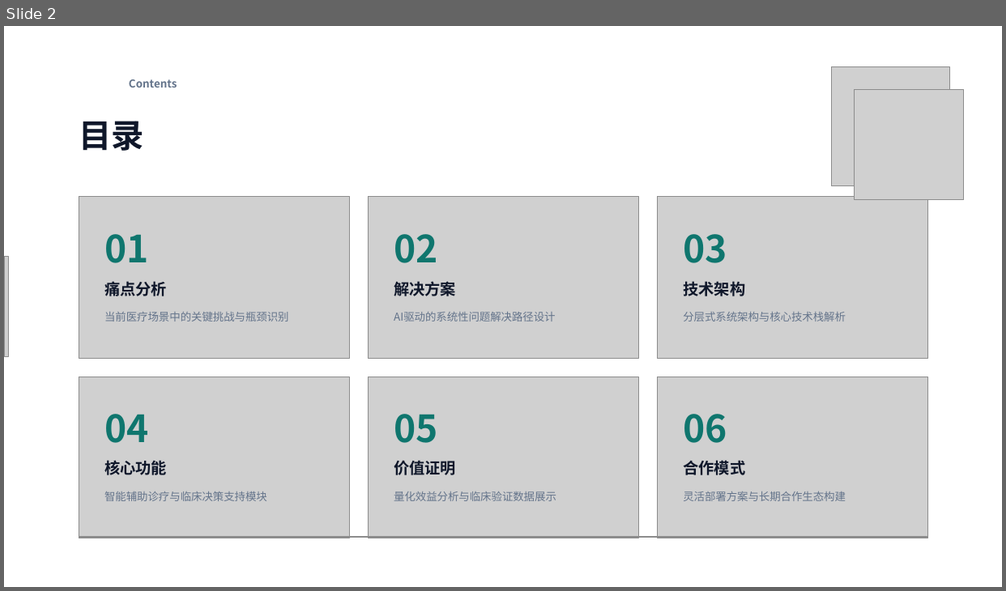
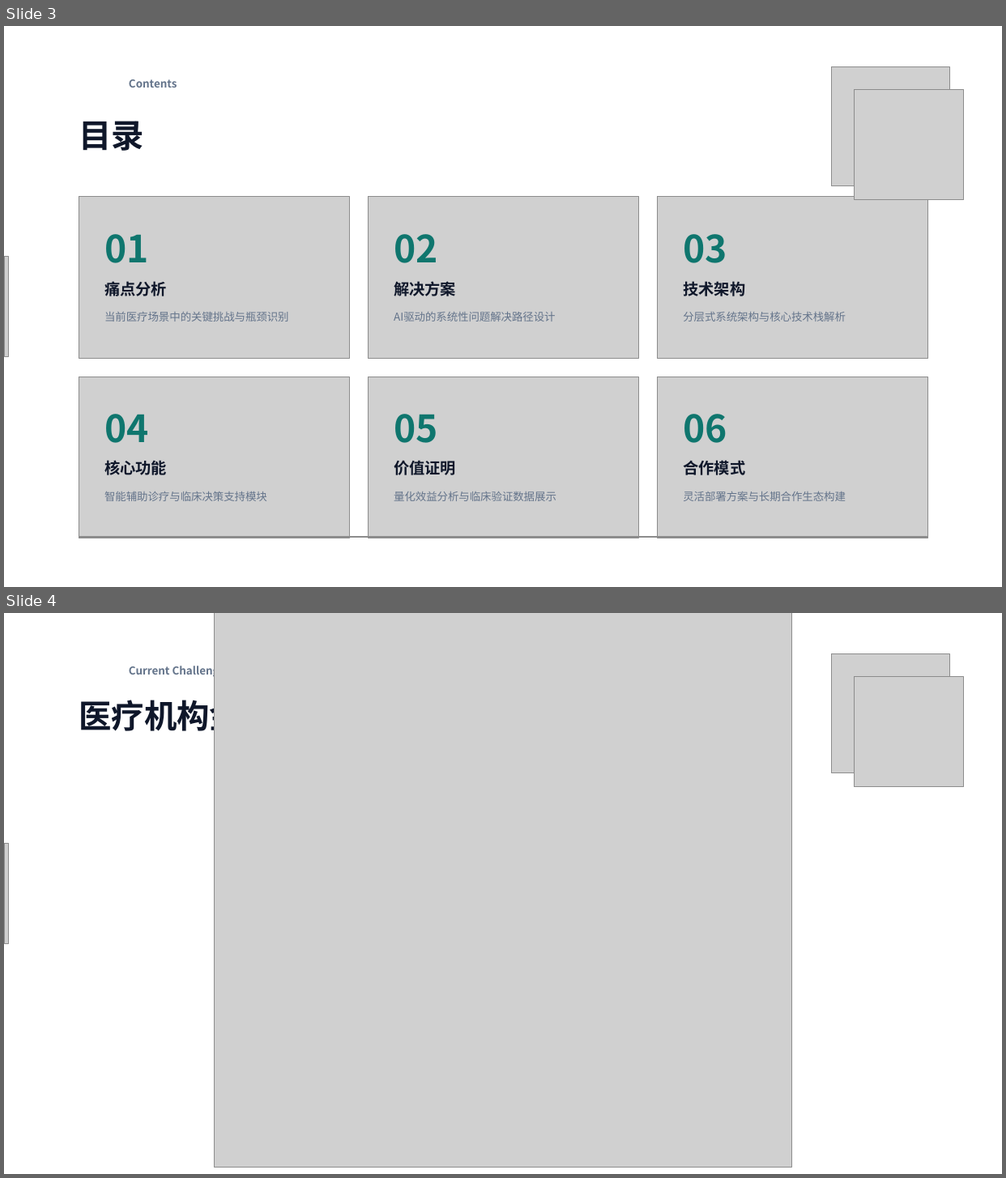
Before and after one commit to liuzh2008/med_ai_assistant_workspace, a slide deck: 项目相关/宣发/医疗AI助手系统介绍 20260416.pptx. Shown one above the other, each under a label of ours: slide 2 before the commit, slides 3 and 4 after it. The pictures are 1006x591 and 1006x1178 pixels, drawn with LibreOffice and Linux fonts; fonts in the diff are those of the drawing; grey boxes stand for pictures; background and template pictures are left out. Boxes give left, top, right and bottom in pixels: in the first picture for what was removed or moved away, otherwise in the second. Text is boxed around its words. In the diff, an @@ line names an element or a change of style, - is before the commit and + after.

```diff
--- a/项目相关/宣发/医疗AI助手系统介绍 20260416.pptx
+++ b/项目相关/宣发/医疗AI助手系统介绍 20260416.pptx
@@ slide 4 added at box(4, 613, 1002, 1174), background picture (left out) @@
@@ picture added at box(215, 613, 791, 1167) @@
@@ picture added at box(831, 654, 949, 773) @@
@@ text added at box(129, 663, 231, 678), 10.5 pt, text #64748B, bold @@
+Current Challenges
@@ picture added at box(854, 677, 964, 786) @@
@@ text added at box(79, 695, 307, 738), 31.5 pt, text #0F172A, bold @@
+医疗机构金字塔
@@ picture added at box(4, 844, 9, 943) @@
@@ what was slide 2 is now slide 3 @@
```
Also in this commit, not shown: 9 other slides added.
